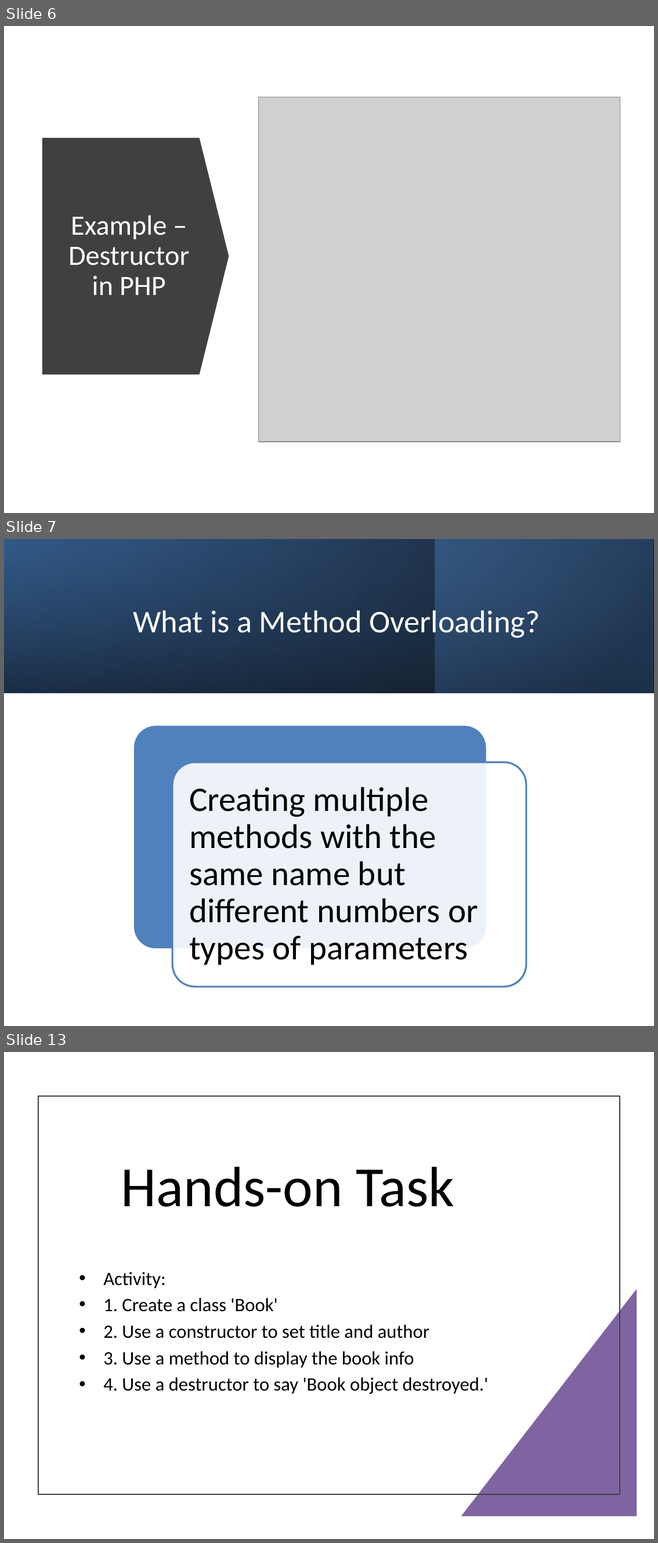
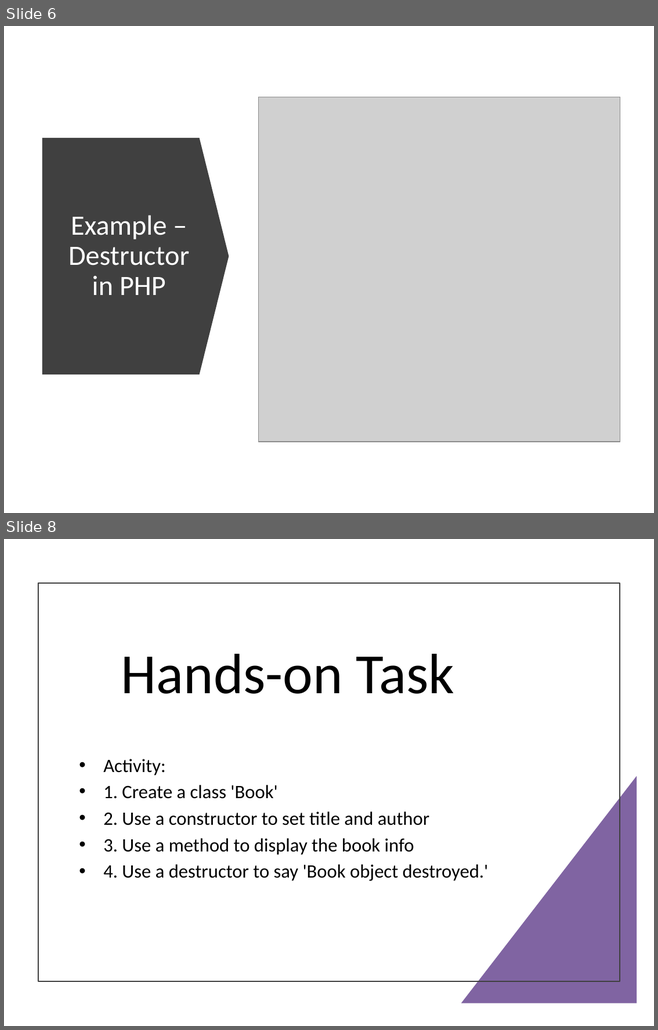
Before and after one commit to psuuc-jbgarcia/Object-Oriented-Programming-Lesson, a slide deck: OOP/Pre-lim/Week 2/Lecture/Week2_Constructors_Destructors_PHP - Copy.pptx. Shown one above the other, each under a label of ours: slides 6, 7 and 13 before the commit, slides 6 and 8 after it; the slides between them are not shown. The pictures are 658x1543 and 658x1030 pixels, drawn with LibreOffice and Linux fonts; fonts in the diff are those of the drawing; grey boxes stand for pictures. Boxes give left, top, right and bottom in pixels: in the first picture for what was removed or moved away, otherwise in the second. Text is boxed around its words. In the diff, an @@ line names an element or a change of style, - is before the commit and + after.

```diff
--- a/OOP/Pre-lim/Week 2/Lecture/Week2_Constructors_Destructors_PHP - Copy.pptx
+++ b/OOP/Pre-lim/Week 2/Lecture/Week2_Constructors_Destructors_PHP - Copy.pptx
@@ slide 7 removed at <box>4,539,654,1026</box>, background #FFFFFF @@
@@ rectangle removed at <box>4,539,654,693</box> @@
@@ rectangle removed at <box>4,540,653,693</box> @@
@@ rectangle removed at <box>435,539,653,693</box> @@
@@ title removed at <box>133,610,540,638</box> @@
-What is a Method Overloading?
@@ rounded rectangle removed at <box>133,725,487,950</box> @@
@@ rounded rectangle removed at <box>172,762,525,987</box> @@
@@ text removed at <box>189,787,478,965</box> @@
-Creating multiple methods with the same name but different numbers or types of parameters
@@ what was slide 13 is now slide 8 @@
```
Also in this commit, not shown: 1 slide changed, 4 other slides removed, 13 other files.
